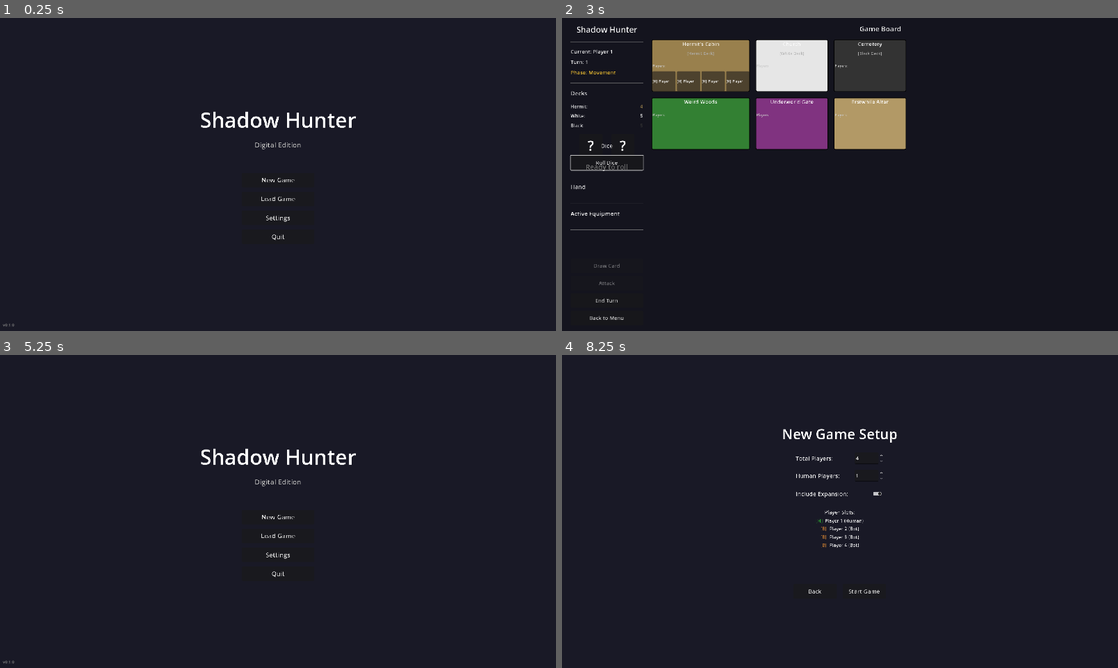
Above: before the commit, frames 1-4 (two rows, left to right).
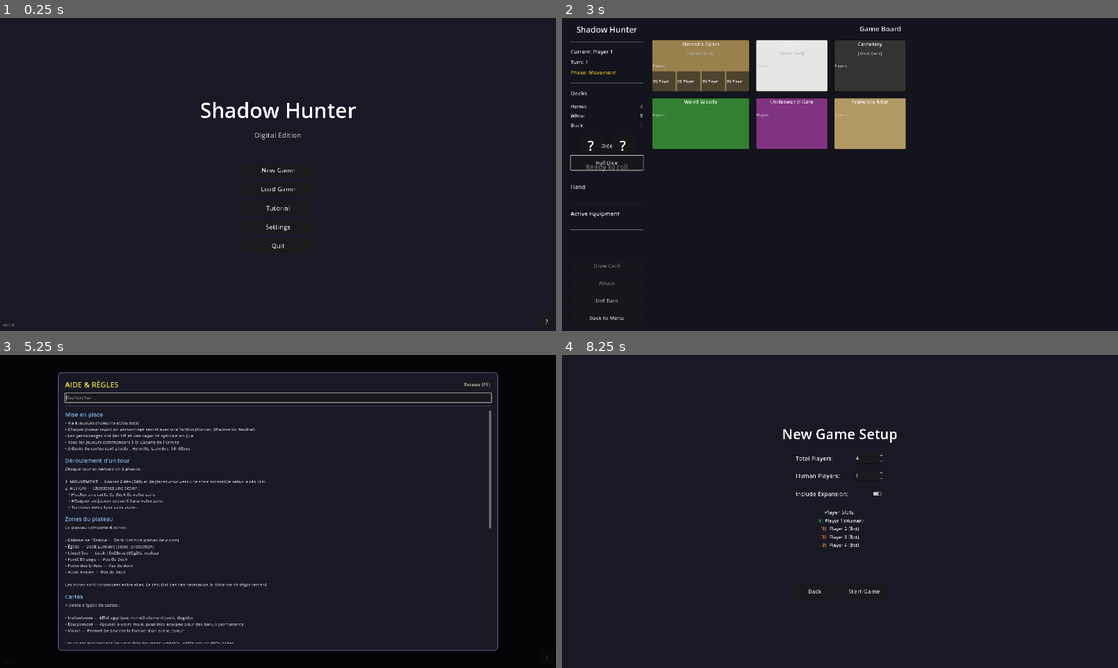
Above: after the commit, the same moments.

Repository: The-Cyril5555/shadow_hunter_app
Game: Godot game, scene res://scenes/ui/screens/main_menu.tscn
Same seed, same stepped clock (60 frames per second), same inputs: the game is played once before the commit and once after it.
Inputs (mouse positions are in pixels of both pictures, inside the frame that each line leads up to):
- Up to frame 1 (0.25 s): no input
- Up to frame 2 (3 s): click "New Game" at 0.5 s; click "Back" at 1.25 s; click "New Game" at 2 s; click "Start Game" at 2.75 s
- Up to frame 3 (5.25 s): click "End Turn" at 3.5 s; click "Back to Menu" at 4.25 s; click (544, 658) at 5 s, where only the run after the commit has a clickable "?"
- Up to frame 4 (8.25 s): click (1040, 383) at 5.75 s, where only the run after the commit has a clickable "Fermer (F1)"; click (1106, 658) at 6.5 s, where only the run after the commit has a clickable "?"; click (1040, 383) at 7.25 s, where only the run after the commit has a clickable "Fermer (F1)"; click "New Game" at 8 s

The runs differ from the first frame. In frame 1, 1.3% of the frame differs, in the area x 36-99%, y 26-98%; in frame 2, nothing differs; in frame 3, 34%, in the area x 0-100%, y 0-100%; in frame 4, nothing differs.
Error before the commit: Invalid access to property or key 'theme_override_font_sizes' on a base object of type 'Button'. (res://scripts/ui/main_menu.gd:20)
Error after the commit: Invalid assignment of property or key 'text' with value of type 'String' on a base object of type 'null instance'. (res://scripts/ui/dice.gd:122)

Commit message:
fix: replace invalid theme_override property access with method API
Use add_theme_font_size_override/add_theme_color_override instead of
direct property access on programmatically created nodes. Also prefix
unused function parameters with underscore and remove unused local
variables to suppress warnings.

Diff:
--- a/scripts/autoloads/audio_manager.gd
+++ b/scripts/autoloads/audio_manager.gd
@@ -249,7 +249,7 @@
 
 
 ## Called when a sound finishes playing
-func _on_sound_finished(player: AudioStreamPlayer) -> void:
+func _on_sound_finished(_player: AudioStreamPlayer) -> void:
 	_active_sound_count -= 1
 	# Player is automatically returned to pool (no cleanup needed)
 
--- a/scripts/autoloads/game_state.gd
+++ b/scripts/autoloads/game_state.gd
@@ -297,7 +297,6 @@
 				turn_ended.emit(current_player, turn_count)
 
 			# Move to next alive player (skip dead players)
-			var start_index = current_player_index
 			var attempts = 0
 			var found_alive_player = false
 
@@ -403,7 +402,7 @@
 
 
 ## Check win conditions after player death
-func _on_player_died_check_win(victim: Player, killer: Player) -> void:
+func _on_player_died_check_win(victim: Player, _killer: Player) -> void:
 	print("[GameState] Checking win conditions after %s died" % victim.display_name)
 
 	# Check win conditions
--- a/scripts/entities/player.gd
+++ b/scripts/entities/player.gd
@@ -55,7 +55,7 @@
 
 
 ## Take damage, returns true if player died
-func take_damage(amount: int, source: Player = null) -> bool:
+func take_damage(amount: int, _source: Player = null) -> bool:
 	hp = max(0, hp - amount)
 	if hp <= 0:
 		is_alive = false
@@ -87,7 +87,7 @@
 
 
 ## Add equipment card (legacy compatibility)
-func add_equipment(card_id: String) -> void:
+func add_equipment(_card_id: String) -> void:
 	# Deprecated - use equip_card instead
 	push_warning("[Player] add_equipment with ID is deprecated, use equip_card with Card instance")
 
--- a/scripts/game/game_board.gd
+++ b/scripts/game/game_board.gd
@@ -315,8 +315,8 @@
 	for card in current_player.hand:
 		var button = Button.new()
 		button.text = "• %s" % card.name
-		button.theme_override_font_sizes.font_size = 14
-		button.theme_override_colors.font_color = Color(0.8, 0.8, 1.0, 1.0)
+		button.add_theme_font_size_override("font_size", 14)
+		button.add_theme_color_override("font_color", Color(0.8, 0.8, 1.0, 1.0))
 		button.alignment = HORIZONTAL_ALIGNMENT_LEFT
 		button.focus_mode = Control.FOCUS_NONE
 
@@ -354,8 +354,8 @@
 	for card in current_player.equipment:
 		var label = Label.new()
 		label.text = "⚔ %s (+%d)" % [card.name, card.get_effect_value()]
-		label.theme_override_font_sizes.font_size = 14
-		label.theme_override_colors.font_color = Color(1.0, 0.9, 0.3, 1.0)  # Gold color
+		label.add_theme_font_size_override("font_size", 14)
+		label.add_theme_color_override("font_color", Color(1.0, 0.9, 0.3, 1.0))  # Gold color
 		equipment_container.add_child(label)
 
 	# Show total bonus
@@ -363,8 +363,8 @@
 		var total_bonus = current_player.get_attack_damage_bonus()
 		var total_label = Label.new()
 		total_label.text = "Total: +%d damage" % total_bonus
-		total_label.theme_override_font_sizes.font_size = 14
-		total_label.theme_override_colors.font_color = Color(0.3, 1.0, 0.3, 1.0)  # Green color
+		total_label.add_theme_font_size_override("font_size", 14)
+		total_label.add_theme_color_override("font_color", Color(0.3, 1.0, 0.3, 1.0))  # Green color
 		equipment_container.add_child(total_label)
 
 	print("[GameBoard] Equipment display updated: %d items" % current_player.equipment.size())
--- a/scripts/systems/animation_orchestrator.gd
+++ b/scripts/systems/animation_orchestrator.gd
@@ -86,7 +86,7 @@
 
 
 ## Stage 2: Card Flip - Rotate card and reveal character
-static func _stage_flip(card_node: Node, player: Player, tree: SceneTree) -> void:
+static func _stage_flip(card_node: Node, _player: Player, tree: SceneTree) -> void:
 	var duration = PolishConfig.get_duration("card_flip_duration")
 
 	if not card_node.has("rotation_degrees"):
@@ -124,8 +124,6 @@
 ## Stage 3: Explosion - Dramatic burst with particles and shake
 static func _stage_explosion(card_node: Node, tree: SceneTree) -> void:
 	var duration = PolishConfig.get_duration("reveal_explosion_duration")
-	var shake_intensity = PolishConfig.get_shake_intensity("reveal_shake_intensity")
-
 	# Play explosion sound
 	AudioManager.play_sfx("reveal_dramatic", true)
 
--- a/scripts/systems/passive_ability_system.gd
+++ b/scripts/systems/passive_ability_system.gd
@@ -162,14 +162,14 @@
 ## Vampire: "Bloodthirst" - At turn start, damage 1 to any player and heal 1
 ## NOTE: This is actually an ACTIVE ability (once per game), but has on_turn_start trigger
 ## Placeholder implementation - Story 2.4 will handle "once per game" constraint
-func _execute_vampire_ability(player: Player, context: Dictionary) -> void:
+func _execute_vampire_ability(_player: Player, _context: Dictionary) -> void:
 	push_warning("[PassiveAbilitySystem] Vampire 'Bloodthirst' requires targeting - deferred to Story 2.4")
 
 
 ## Valkyrie: "Horn of War Outbreak" - Use 4-sided die for attacks
 ## NOTE: This modifies attack mechanics, not a triggered effect
 ## Story 2.4 or combat system will handle dice modification
-func _execute_valkyrie_ability(player: Player, context: Dictionary) -> void:
+func _execute_valkyrie_ability(_player: Player, _context: Dictionary) -> void:
 	# This ability is passive but affects attack mechanics, not a triggered effect
 	# Implementation deferred to combat system enhancement
 	pass
@@ -188,5 +188,5 @@
 
 ## Unknown: "Copy" - Copy another revealed player's ability on reveal
 ## NOTE: Complex ability requiring UI to select target - deferred to Story 2.4
-func _execute_unknown_ability(player: Player, context: Dictionary) -> void:
+func _execute_unknown_ability(_player: Player, _context: Dictionary) -> void:
 	push_warning("[PassiveAbilitySystem] Unknown 'Copy' requires targeting - deferred to Story 2.4")
--- a/scripts/ui/feedback_toast.gd
+++ b/scripts/ui/feedback_toast.gd
@@ -33,7 +33,7 @@
 	add_child(margin)
 
 	_container = VBoxContainer.new()
-	_container.theme_override_constants.separation = 6
+	_container.add_theme_constant_override("separation", 6)
 	_container.mouse_filter = Control.MOUSE_FILTER_IGNORE
 	_container.alignment = BoxContainer.ALIGNMENT_BEGIN
 	margin.add_child(_container)
@@ -52,8 +52,8 @@
 
 	var label = Label.new()
 	label.text = message
-	label.theme_override_font_sizes.font_size = 14
-	label.theme_override_colors.font_color = color
+	label.add_theme_font_size_override("font_size", 14)
+	label.add_theme_color_override("font_color", color)
 	label.horizontal_alignment = HORIZONTAL_ALIGNMENT_RIGHT
 	label.mouse_filter = Control.MOUSE_FILTER_IGNORE
 
--- a/scripts/ui/game_over.gd
+++ b/scripts/ui/game_over.gd
@@ -126,15 +126,15 @@
 	# Player name
 	var name_label = Label.new()
 	name_label.text = player.display_name
-	name_label.theme_override_font_sizes.font_size = 20
-	name_label.theme_override_colors.font_color = Color(1.0, 0.9, 0.3)
+	name_label.add_theme_font_size_override("font_size", 20)
+	name_label.add_theme_color_override("font_color", Color(1.0, 0.9, 0.3))
 	card.add_child(name_label)
 
 	# Character name (revealed)
 	var character_label = Label.new()
 	character_label.text = " - %s (%s)" % [player.character_name, player.faction]
-	character_label.theme_override_font_sizes.font_size = 18
-	character_label.theme_override_colors.font_color = Color(0.8, 0.8, 0.8)
+	character_label.add_theme_font_size_override("font_size", 18)
+	character_label.add_theme_color_override("font_color", Color(0.8, 0.8, 0.8))
 	card.add_child(character_label)
 
 	return card
@@ -155,35 +155,35 @@
 
 func _create_player_reveal_card(player: Player) -> HBoxContainer:
 	var card = HBoxContainer.new()
-	card.theme_override_constants.separation = 15
+	card.add_theme_constant_override("separation", 15)
 
 	# Status icon
 	var status_label = Label.new()
 	status_label.text = "[✓]" if player.is_alive else "[X]"
-	status_label.theme_override_font_sizes.font_size = 16
-	status_label.theme_override_colors.font_color = Color(0.3, 1.0, 0.3) if player.is_alive else Color(0.5, 0.5, 0.5)
+	status_label.add_theme_font_size_override("font_size", 16)
+	status_label.add_theme_color_override("font_color", Color(0.3, 1.0, 0.3) if player.is_alive else Color(0.5, 0.5, 0.5))
 	card.add_child(status_label)
 
 	# Player name
 	var name_label = Label.new()
 	name_label.text = player.display_name
-	name_label.theme_override_font_sizes.font_size = 16
+	name_label.add_theme_font_size_override("font_size", 16)
 	name_label.size_flags_horizontal = Control.SIZE_EXPAND_FILL
 	card.add_child(name_label)
 
 	# Character + Faction
 	var character_label = Label.new()
 	character_label.text = "%s (%s)" % [player.character_name, player.faction]
-	character_label.theme_override_font_sizes.font_size = 16
+	character_label.add_theme_font_size_override("font_size", 16)
 	var faction_color = _get_faction_color(player.faction)
-	character_label.theme_override_colors.font_color = faction_color
+	character_label.add_theme_color_override("font_color", faction_color)
 	card.add_child(character_label)
 
 	# HP
 	var hp_label = Label.new()
 	hp_label.text = "HP: %d/%d" % [player.hp, player.hp_max]
-	hp_label.theme_override_font_sizes.font_size = 16
-	hp_label.theme_override_colors.font_color = Color(0.8, 0.8, 0.8)
+	hp_label.add_theme_font_size_override("font_size", 16)
+	hp_label.add_theme_color_override("font_color", Color(0.8, 0.8, 0.8))
 	card.add_child(hp_label)
 
 	return card
--- a/scripts/ui/help_menu.gd
+++ b/scripts/ui/help_menu.gd
@@ -187,7 +187,7 @@
 	margin.add_child(panel)
 
 	var vbox = VBoxContainer.new()
-	vbox.theme_override_constants.separation = 12
+	vbox.add_theme_constant_override("separation", 12)
 	panel.add_child(vbox)
 
 	# Header row
@@ -196,21 +196,21 @@
 
 	var title = Label.new()
 	title.text = "AIDE & RÈGLES"
-	title.theme_override_font_sizes.font_size = 26
-	title.theme_override_colors.font_color = Color(1.0, 0.9, 0.3)
+	title.add_theme_font_size_override("font_size", 26)
+	title.add_theme_color_override("font_color", Color(1.0, 0.9, 0.3))
 	title.size_flags_horizontal = Control.SIZE_EXPAND_FILL
 	header.add_child(title)
 
 	var close_btn = Button.new()
 	close_btn.text = "Fermer (F1)"
-	close_btn.theme_override_font_sizes.font_size = 16
+	close_btn.add_theme_font_size_override("font_size", 16)
 	close_btn.pressed.connect(hide_help)
 	header.add_child(close_btn)
 
 	# Search field
 	_search_field = LineEdit.new()
 	_search_field.placeholder_text = "Rechercher..."
-	_search_field.theme_override_font_sizes.font_size = 16
+	_search_field.add_theme_font_size_override("font_size", 16)
 	_search_field.text_changed.connect(_filter_sections)
 	vbox.add_child(_search_field)
 
@@ -223,7 +223,7 @@
 	vbox.add_child(scroll)
 
 	_content_container = VBoxContainer.new()
-	_content_container.theme_override_constants.separation = 16
+	_content_container.add_theme_constant_override("separation", 16)
 	_content_container.size_flags_horizontal = Control.SIZE_EXPAND_FILL
 	scroll.add_child(_content_container)
 
@@ -236,20 +236,20 @@
 
 func _create_section(title_text: String, content_text: String) -> Dictionary:
 	var container = VBoxContainer.new()
-	container.theme_override_constants.separation = 4
+	container.add_theme_constant_override("separation", 4)
 
 	var title_label = Label.new()
 	title_label.text = title_text
-	title_label.theme_override_font_sizes.font_size = 20
-	title_label.theme_override_colors.font_color = Color(0.6, 0.8, 1.0)
+	title_label.add_theme_font_size_override("font_size", 20)
+	title_label.add_theme_color_override("font_color", Color(0.6, 0.8, 1.0))
 	container.add_child(title_label)
 
 	var content_label = RichTextLabel.new()
 	content_label.bbcode_enabled = false
 	content_label.fit_content = true
 	content_label.text = content_text.strip_edges()
-	content_label.theme_override_font_sizes.normal_font_size = 15
-	content_label.theme_override_colors.default_color = Color(0.85, 0.85, 0.9)
+	content_label.add_theme_font_size_override("normal_font_size", 15)
+	content_label.add_theme_color_override("default_color", Color(0.85, 0.85, 0.9))
 	content_label.scroll_active = false
 	container.add_child(content_label)
 
--- a/scripts/ui/main_menu.gd
+++ b/scripts/ui/main_menu.gd
@@ -17,7 +17,7 @@
 	tutorial_btn.name = "TutorialButton"
 	tutorial_btn.custom_minimum_size = Vector2(250, 50)
 	tutorial_btn.size_flags_horizontal = Control.SIZE_SHRINK_CENTER
-	tutorial_btn.theme_override_font_sizes.font_size = 22
+	tutorial_btn.add_theme_font_size_override("font_size", 22)
 	tutorial_btn.text = "Tutorial"
 	tutorial_btn.pressed.connect(_on_tutorial_pressed)
 	# Insert after LoadGameButton (index 1)
@@ -36,7 +36,7 @@
 	help_btn.text = "?"
 	help_btn.tooltip_text = "Aide et règles (F1)"
 	help_btn.custom_minimum_size = Vector2(44, 44)
-	help_btn.theme_override_font_sizes.font_size = 24
+	help_btn.add_theme_font_size_override("font_size", 24)
 	help_btn.set_anchors_preset(Control.PRESET_BOTTOM_RIGHT)
 	help_btn.position = Vector2(-54, -54)
 	help_btn.pressed.connect(func(): help_menu.show_help())
@@ -165,13 +165,13 @@
 	center.add_child(panel)
 
 	var vbox = VBoxContainer.new()
-	vbox.theme_override_constants.separation = 10
+	vbox.add_theme_constant_override("separation", 10)
 	panel.add_child(vbox)
 
 	var title = Label.new()
 	title.text = "CHARGER UNE PARTIE"
-	title.theme_override_font_sizes.font_size = 22
-	title.theme_override_colors.font_color = Color(1.0, 0.9, 0.3)
+	title.add_theme_font_size_override("font_size", 22)
+	title.add_theme_color_override("font_color", Color(1.0, 0.9, 0.3))
 	title.horizontal_alignment = HORIZONTAL_ALIGNMENT_CENTER
 	vbox.add_child(title)
 
@@ -182,7 +182,7 @@
 
 		var btn = Button.new()
 		btn.custom_minimum_size = Vector2(0, 45)
-		btn.theme_override_font_sizes.font_size = 14
+		btn.add_theme_font_size_override("font_size", 14)
 
 		if info.get("exists", false):
 			btn.text = "%s - Tour %d (%d joueurs) - %s" % [
@@ -202,7 +202,7 @@
 	var back_btn = Button.new()
 	back_btn.text = "Retour"
 	back_btn.custom_minimum_size = Vector2(0, 40)
-	back_btn.theme_override_font_sizes.font_size = 16
+	back_btn.add_theme_font_size_override("font_size", 16)
 	back_btn.pressed.connect(func(): overlay.queue_free())
 	vbox.add_child(back_btn)
 
--- a/scripts/ui/pause_menu.gd
+++ b/scripts/ui/pause_menu.gd
@@ -91,14 +91,14 @@
 	center.add_child(_panel)
 
 	var vbox = VBoxContainer.new()
-	vbox.theme_override_constants.separation = 10
+	vbox.add_theme_constant_override("separation", 10)
 	_panel.add_child(vbox)
 
 	# Title
 	var title = Label.new()
 	title.text = "PAUSE"
-	title.theme_override_font_sizes.font_size = 28
-	title.theme_override_colors.font_color = Color(1.0, 0.9, 0.3)
+	title.add_theme_font_size_override("font_size", 28)
+	title.add_theme_color_override("font_color", Color(1.0, 0.9, 0.3))
 	title.horizontal_alignment = HORIZONTAL_ALIGNMENT_CENTER
 	vbox.add_child(title)
 
@@ -108,7 +108,7 @@
 
 	# Main buttons
 	_main_buttons = VBoxContainer.new()
-	_main_buttons.theme_override_constants.separation = 8
+	_main_buttons.add_theme_constant_override("separation", 8)
 	vbox.add_child(_main_buttons)
 
 	_add_button(_main_buttons, "Reprendre", _on_resume_pressed)
@@ -118,18 +118,18 @@
 
 	# Save/Load panel (hidden by default)
 	_save_load_panel = VBoxContainer.new()
-	_save_load_panel.theme_override_constants.separation = 8
+	_save_load_panel.add_theme_constant_override("separation", 8)
 	_save_load_panel.visible = false
 	vbox.add_child(_save_load_panel)
 
 	var slot_title = Label.new()
 	slot_title.name = "SlotTitle"
-	slot_title.theme_override_font_sizes.font_size = 20
+	slot_title.add_theme_font_size_override("font_size", 20)
 	slot_title.horizontal_alignment = HORIZONTAL_ALIGNMENT_CENTER
 	_save_load_panel.add_child(slot_title)
 
 	_slots_container = VBoxContainer.new()
-	_slots_container.theme_override_constants.separation = 6
+	_slots_container.add_theme_constant_override("separation", 6)
 	_save_load_panel.add_child(_slots_container)
 
 	_add_button(_save_load_panel, "Retour", _on_back_pressed)
@@ -139,7 +139,7 @@
 	var btn = Button.new()
 	btn.text = text
 	btn.custom_minimum_size = Vector2(0, 40)
-	btn.theme_override_font_sizes.font_size = 18
+	btn.add_theme_font_size_override("font_size", 18)
 	btn.pressed.connect(callback)
 	parent.add_child(btn)
 	return btn
@@ -197,7 +197,7 @@
 			btn.text = "%s - Vide" % info.get("slot_name", "")
 
 		btn.custom_minimum_size = Vector2(0, 45)
-		btn.theme_override_font_sizes.font_size = 14
+		btn.add_theme_font_size_override("font_size", 14)
 		btn.pressed.connect(_on_slot_selected.bind(slot_id))
 		_slots_container.add_child(btn)
 
--- a/scripts/ui/settings_menu.gd
+++ b/scripts/ui/settings_menu.gd
@@ -61,7 +61,7 @@
 	var cb_row = HBoxContainer.new()
 	var cb_label = Label.new()
 	cb_label.text = "Mode daltonien :"
-	cb_label.theme_override_font_sizes.font_size = 16
+	cb_label.add_theme_font_size_override("font_size", 16)
 	cb_label.custom_minimum_size = Vector2(200, 0)
 	cb_row.add_child(cb_label)
 
@@ -70,7 +70,7 @@
 	_colorblind_dropdown.add_item("Deutéranopie", 1)
 	_colorblind_dropdown.add_item("Protanopie", 2)
 	_colorblind_dropdown.add_item("Tritanopie", 3)
-	_colorblind_dropdown.theme_override_font_sizes.font_size = 16
+	_colorblind_dropdown.add_theme_font_size_override("font_size", 16)
 	_colorblind_dropdown.custom_minimum_size = Vector2(200, 0)
 	_colorblind_dropdown.item_selected.connect(_on_colorblind_changed)
 	_colorblind_dropdown.tooltip_text = "Ajoute des symboles aux factions pour distinguer sans couleur"
@@ -81,7 +81,7 @@
 	var ts_row = HBoxContainer.new()
 	var ts_label = Label.new()
 	ts_label.text = "Taille du texte :"
-	ts_label.theme_override_font_sizes.font_size = 16
+	ts_label.add_theme_font_size_override("font_size", 16)
 	ts_label.custom_minimum_size = Vector2(200, 0)
 	ts_row.add_child(ts_label)
 
@@ -89,7 +89,7 @@
 	_text_size_dropdown.add_item("Petit (12px)", 0)
 	_text_size_dropdown.add_item("Moyen (16px)", 1)
 	_text_size_dropdown.add_item("Grand (20px)", 2)
-	_text_size_dropdown.theme_override_font_sizes.font_size = 16
+	_text_size_dropdown.add_theme_font_size_override("font_size", 16)
 	_text_size_dropdown.custom_minimum_size = Vector2(200, 0)
 	_text_size_dropdown.item_selected.connect(_on_text_size_changed)
 	_text_size_dropdown.tooltip_text = "Ajuste la taille des textes dans le jeu"
@@ -100,14 +100,14 @@
 	var loc_row = HBoxContainer.new()
 	var loc_label = Label.new()
 	loc_label.text = "Langue :"
-	loc_label.theme_override_font_sizes.font_size = 16
+	loc_label.add_theme_font_size_override("font_size", 16)
 	loc_label.custom_minimum_size = Vector2(200, 0)
 	loc_row.add_child(loc_label)
 
 	_locale_dropdown = OptionButton.new()
 	_locale_dropdown.add_item("Français", 0)
 	_locale_dropdown.add_item("English", 1)
-	_locale_dropdown.theme_override_font_sizes.font_size = 16
+	_locale_dropdown.add_theme_font_size_override("font_size", 16)
 	_locale_dropdown.custom_minimum_size = Vector2(200, 0)
 	_locale_dropdown.item_selected.connect(_on_locale_changed)
 	_locale_dropdown.tooltip_text = "Changer la langue du jeu"
--- a/scripts/ui/target_selection_panel.gd
+++ b/scripts/ui/target_selection_panel.gd
@@ -49,7 +49,7 @@
 			target.hp,
 			target.hp_max
 		]
-		button.theme_override_font_sizes.font_size = 16
+		button.add_theme_font_size_override("font_size", 16)
 		button.pressed.connect(_on_target_button_pressed.bind(target))
 		targets_container.add_child(button)
 
--- a/scripts/ui/tutorial_overlay.gd
+++ b/scripts/ui/tutorial_overlay.gd
@@ -162,7 +162,7 @@
 	margin.add_child(_panel)
 
 	var vbox = VBoxContainer.new()
-	vbox.theme_override_constants.separation = 10
+	vbox.add_theme_constant_override("separation", 10)
 	_panel.add_child(vbox)
 
 	# Header row
@@ -170,14 +170,14 @@
 	vbox.add_child(header)
 
 	_title_label = Label.new()
-	_title_label.theme_override_font_sizes.font_size = 22
-	_title_label.theme_override_colors.font_color = Color(1.0, 0.9, 0.3)
+	_title_label.add_theme_font_size_override("font_size", 22)
+	_title_label.add_theme_color_override("font_color", Color(1.0, 0.9, 0.3))
 	_title_label.size_flags_horizontal = Control.SIZE_EXPAND_FILL
 	header.add_child(_title_label)
 
 	_step_counter = Label.new()
-	_step_counter.theme_override_font_sizes.font_size = 14
-	_step_counter.theme_override_colors.font_color = Color(0.6, 0.6, 0.7)
+	_step_counter.add_theme_font_size_override("font_size", 14)
+	_step_counter.add_theme_color_override("font_color", Color(0.6, 0.6, 0.7))
 	header.add_child(_step_counter)
 
 	# Content
@@ -185,25 +185,25 @@
 	_text_label.bbcode_enabled = false
 	_text_label.fit_content = true
 	_text_label.scroll_active = false
-	_text_label.theme_override_font_sizes.normal_font_size = 16
-	_text_label.theme_override_colors.default_color = Color(0.9, 0.9, 0.95)
+	_text_label.add_theme_font_size_override("normal_font_size", 16)
+	_text_label.add_theme_color_override("default_color", Color(0.9, 0.9, 0.95))
 	vbox.add_child(_text_label)
 
 	# Button row
 	var btn_row = HBoxContainer.new()
 	btn_row.alignment = BoxContainer.ALIGNMENT_END
-	btn_row.theme_override_constants.separation = 12
+	btn_row.add_theme_constant_override("separation", 12)
 	vbox.add_child(btn_row)
 
 	_skip_button = Button.new()
 	_skip_button.text = "Passer le tutoriel"
-	_skip_button.theme_override_font_sizes.font_size = 14
-	_skip_button.theme_override_colors.font_color = Color(0.6, 0.6, 0.7)
+	_skip_button.add_theme_font_size_override("font_size", 14)
+	_skip_button.add_theme_color_override("font_color", Color(0.6, 0.6, 0.7))
 	_skip_button.pressed.connect(_on_skip_pressed)
 	btn_row.add_child(_skip_button)
 
 	_next_button = Button.new()
-	_next_button.theme_override_font_sizes.font_size = 18
+	_next_button.add_theme_font_size_override("font_size", 18)
 	_next_button.custom_minimum_size = Vector2(120, 40)
 	_next_button.pressed.connect(_on_next_pressed)
 	btn_row.add_child(_next_button)
